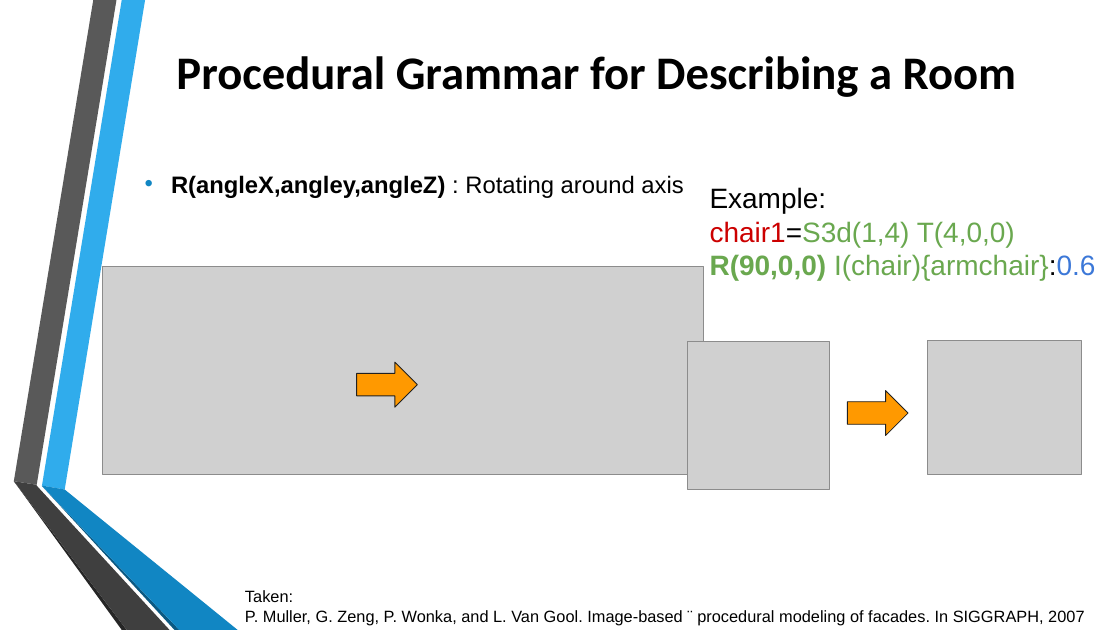
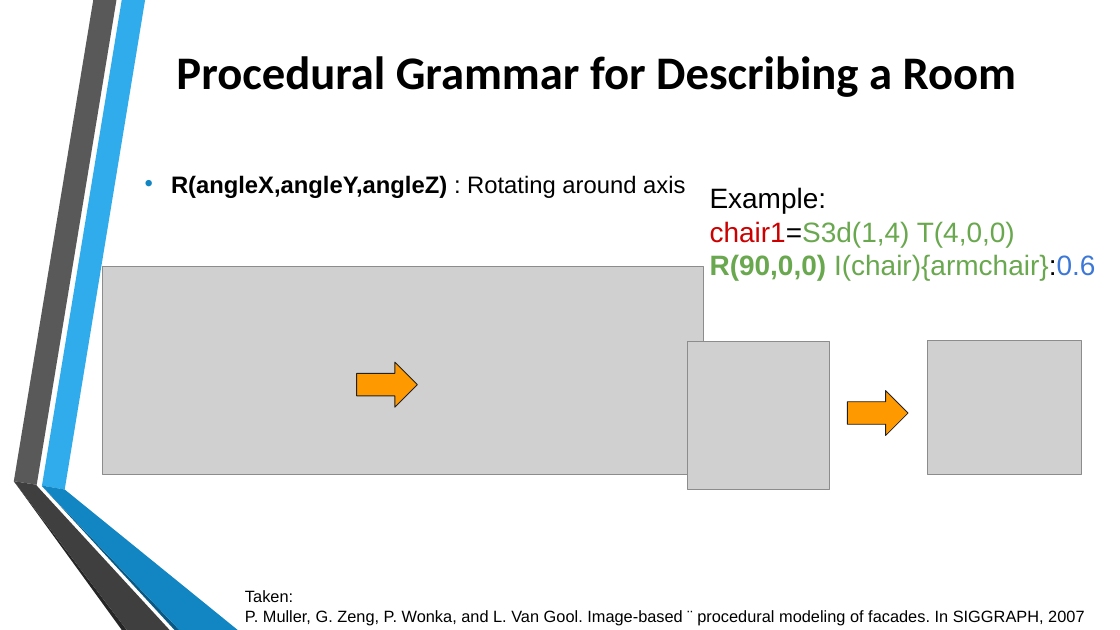
Before and after one commit to jtrillos/ProceduralModelingProject, a slide deck: slide 12 of Final Presentation.pptx (slide 11 before the commit). Drawn at 1120x630 pixels with LibreOffice and Linux fonts; fonts in the diff are those of the drawing; grey boxes stand for pictures; background and template pictures are left out. Boxes give left, top, right and bottom in pixels: in the first picture for what was removed or moved away, otherwise in the second. Text is boxed around its words. In the diff, an @@ line names an element or a change of style, - is before the commit and + after.

```diff
--- a/Final Presentation.pptx
+++ b/Final Presentation.pptx
@@ text at <box>171,175,685,198</box>: text changed @@
-• R(angleX,angley,angleZ) : Rotating around axis
+• R(angleX,angleY,angleZ) : Rotating around axis
```
Also in this commit, not shown: 7 other slides changed, 1 other file.
